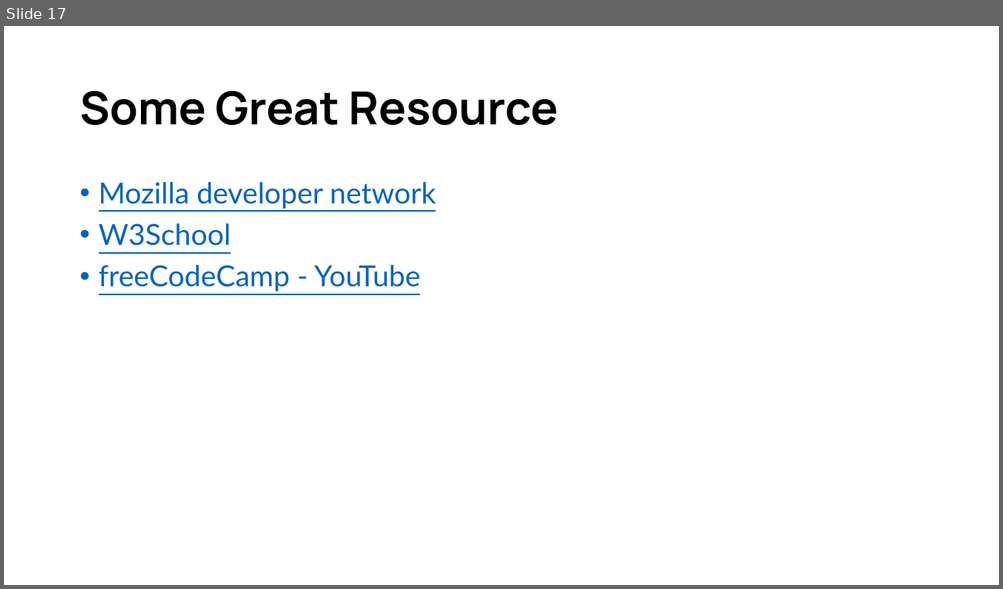
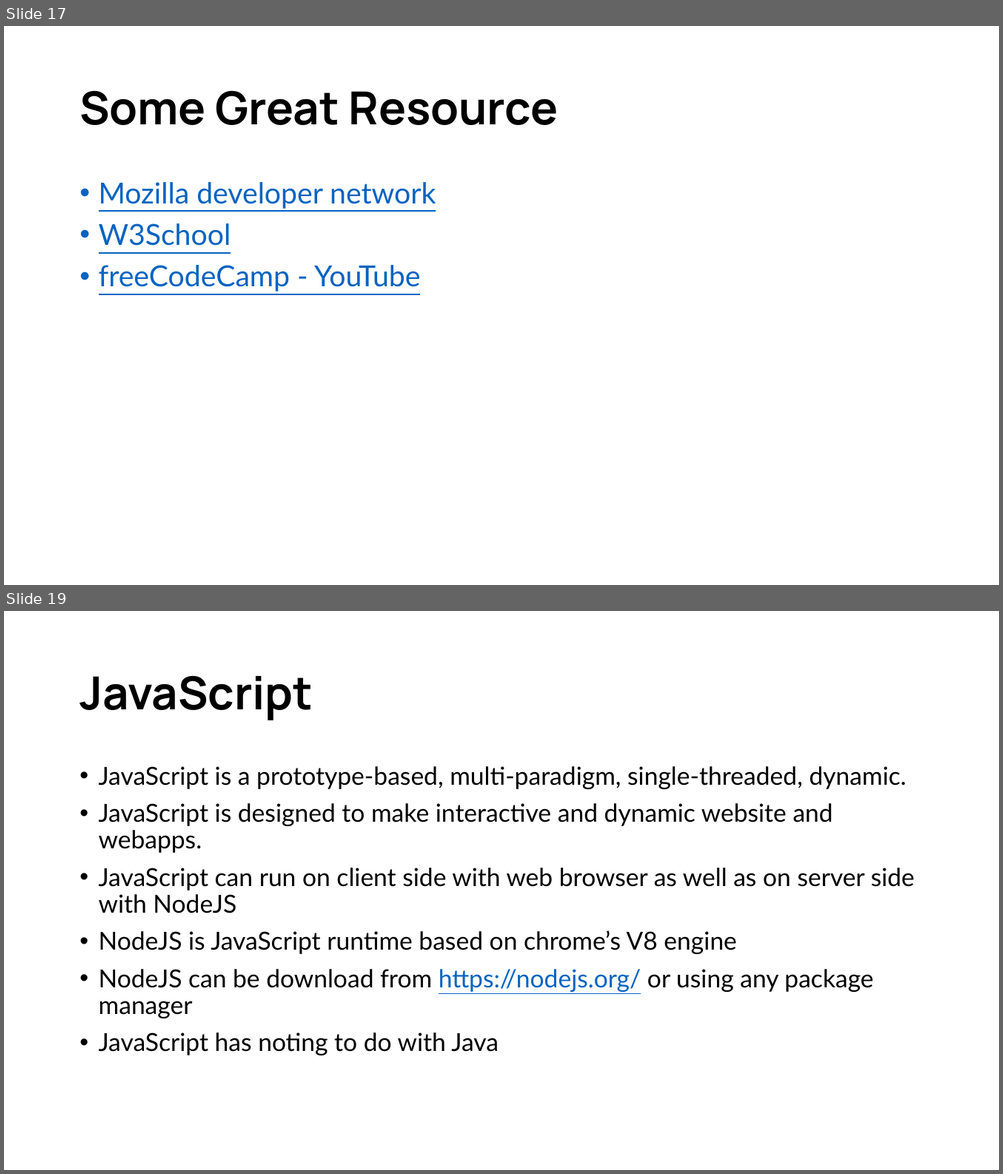
Before and after one commit to d33kshant/webdev-workshop, a slide deck: resources/workshop-presentation.pptx. Shown one above the other, each under a label of ours: slide 17 before the commit, slides 17 and 19 after it; the slides between them are not shown. The pictures are 1003x589 and 1003x1174 pixels, drawn with LibreOffice and Linux fonts; fonts in the diff are those of the drawing. Boxes give left, top, right and bottom in pixels: in the first picture for what was removed or moved away, otherwise in the second. Text is boxed around its words. In the diff, an @@ line names an element or a change of style, - is before the commit and + after.

Commit message:
Update presentation

```diff
--- a/resources/workshop-presentation.pptx
+++ b/resources/workshop-presentation.pptx
@@ slide 19 added at box(4, 611, 999, 1170), background #FFFFFF @@
@@ title added at box(79, 675, 313, 721), 44 pt, text #000000, bold @@
+JavaScript
@@ text added at box(99, 766, 914, 1056), 24 pt, text #000000 @@
+• JavaScript is a prototype-based, multi-paradigm, single-threaded, dynamic.
+• JavaScript is designed to make interactive and dynamic website and webapps.
+• JavaScript can run on client side with web browser as well as on server side with NodeJS
+• NodeJS is JavaScript runtime based on chrome’s V8 engine
+• NodeJS can be download from https://nodejs.org/ or using any package manager
+• JavaScript has noting to do with Java
```
Also in this commit, not shown: 9 other slides added.
